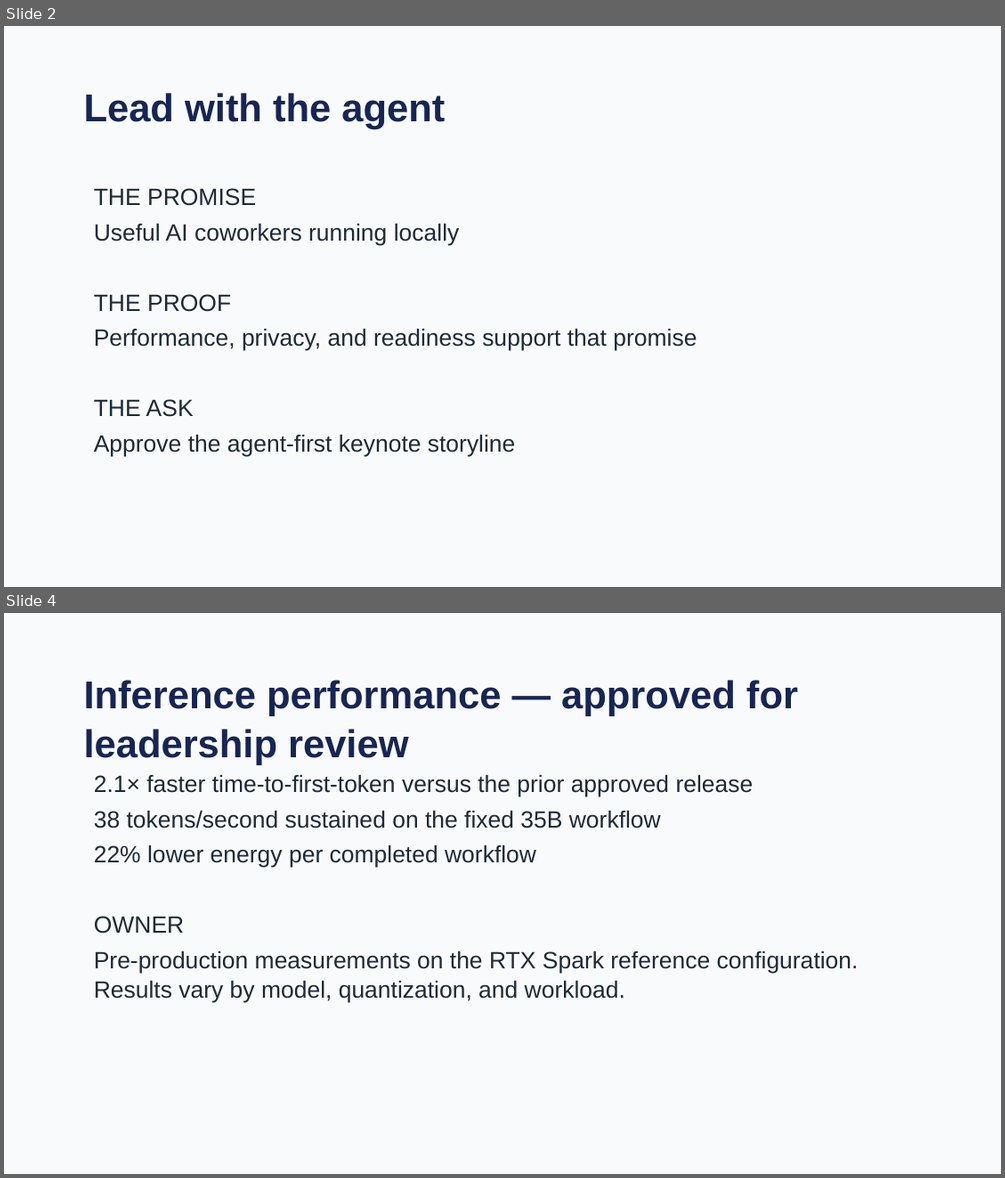
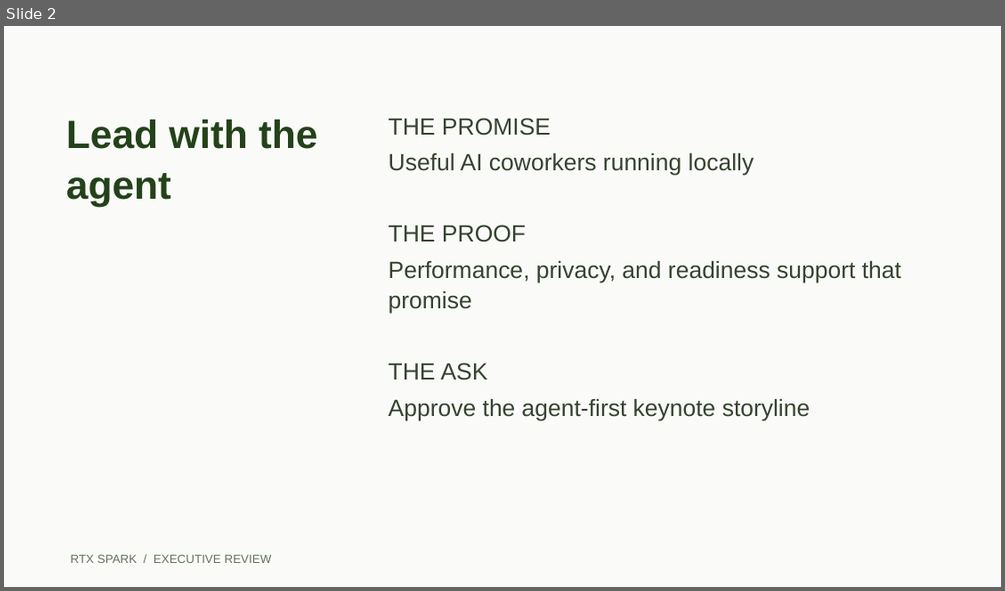
Before and after one commit to CalebJKim/chief-of-staff-agent, a slide deck: demo/templates/rtx-spark-exec-review.pptx. Shown one above the other, each under a label of ours: slides 2 and 4 before the commit, slide 2 after it; the slides between them are not shown. The pictures are 1005x1178 and 1005x591 pixels, drawn with LibreOffice and Linux fonts; fonts in the diff are those of the drawing. Boxes give left, top, right and bottom in pixels: in the first picture for what was removed or moved away, otherwise in the second. Text is boxed around its words. In the diff, an @@ line names an element or a change of style, - is before the commit and + after.

Commit message:
Refine Chief of Staff demo workflow and validate tracker and draft actions

```diff
--- a/demo/templates/rtx-spark-exec-review.pptx
+++ b/demo/templates/rtx-spark-exec-review.pptx
@@ slide 4 removed at [4, 613, 1001, 1174], background #F8FAFC @@
@@ text removed at [84, 680, 798, 765] @@
-Inference performance — approved for leadership review
@@ text removed at [94, 775, 858, 1003] @@
-2.1× faster time-to-first-token versus the prior approved release
-38 tokens/second sustained on the fixed 35B workflow
-22% lower energy per completed workflow
-OWNER
-Pre-production measurements on the RTX Spark reference configuration. Results vary by model, quantization, and workload.
@@ slide 2 changed as well @@
@@ background #F8FAFC to #FAFBF8 @@
@@ text "Lead with the agent": place and size @@
-text "Lead with the agent" at [84, 93, 445, 129]
+text "Lead with the agent" at [66, 119, 317, 206]
@@ text "Lead with the agent" at [66, 119, 317, 206]: size 28 to 28.5 pt, text colour #172554 to #24421A; line spacing 1.05 to 1.08 @@
@@ text "THE PROMISE": place and size @@
-text "THE PROMISE" at [94, 188, 696, 457]
+text "THE PROMISE" at [388, 118, 901, 420]
@@ text "THE PROMISE" at [388, 118, 901, 420]: text colour #1F2937 to #35432F; line spacing 1.05 to 1.08 @@
@@ text added at [71, 554, 272, 563], 8.6 pt, text #64735E @@
+RTX SPARK / EXECUTIVE REVIEW
```
Also in this commit, not shown: 5 other slides changed, 4 slides added, 3 other slides removed, 26 other files.
